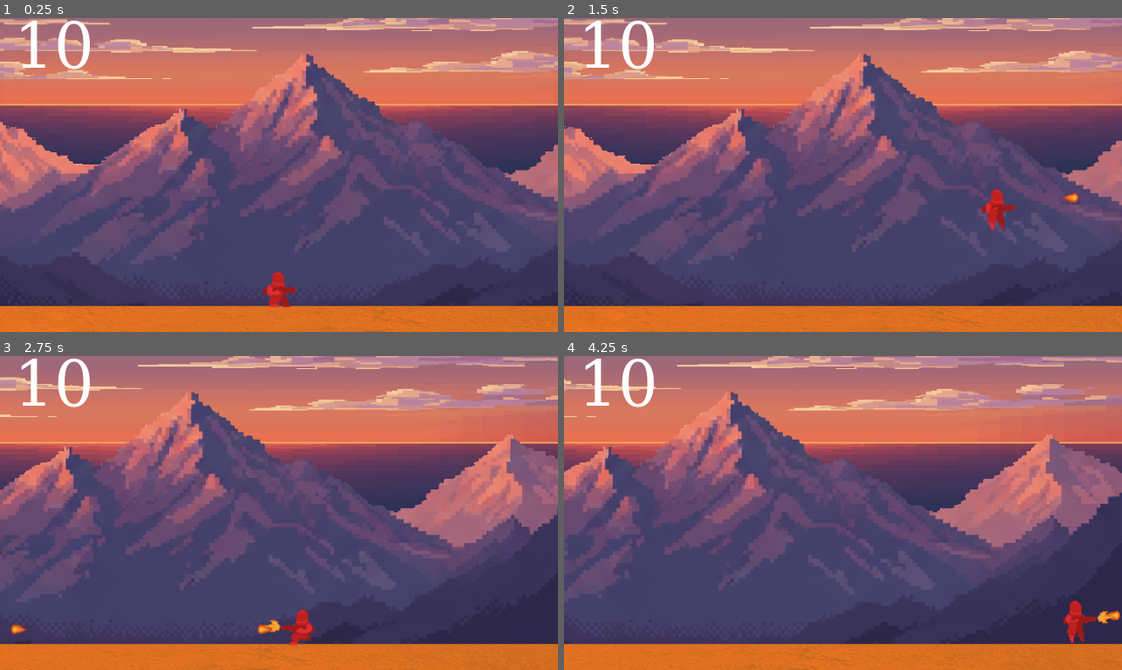
Above: before the commit, frames 1-4 (two rows, left to right).
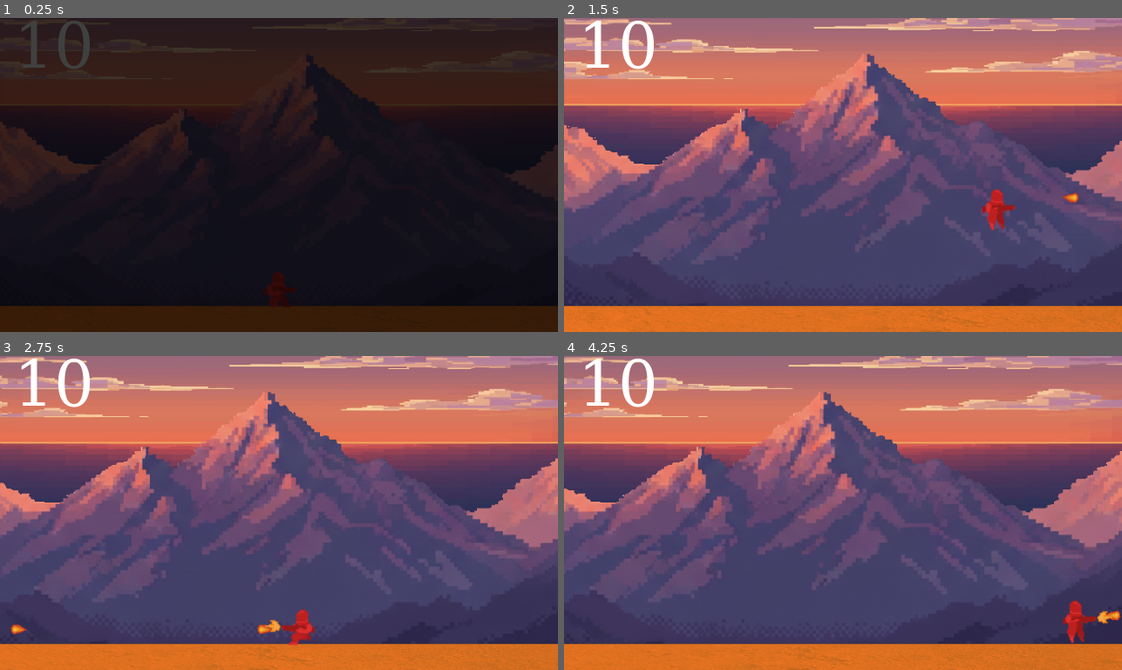
Above: after the commit, the same moments.

Repository: rnp6211/proyek-nyawit-inf
Game: Godot game, scene res://scene/Game.tscn
Same seed, same stepped clock (60 frames per second), same inputs: the game is played once before the commit and once after it.
Inputs (mouse positions are in pixels of both pictures, inside the frame that each line leads up to):
- Up to frame 1 (0.25 s): no input
- Up to frame 2 (1.5 s): move the mouse to (965, 159) at 0.52 s; press the mouse at (965, 159) at 0.53 s; hold D (right) from 0.53 s (still down); tap Space (jump) at 0.77 s; move the mouse to (731, 190) at 1.27 s; release the mouse at (731, 190) at 1.28 s; click (731, 190) at 1.35 s
- Up to frame 3 (2.75 s): tap Space (jump) at 1.52 s; move the mouse to (334, 443) at 2.02 s; release D (right) at 2.03 s; press the mouse at (334, 443) at 2.03 s; hold A (left) from 2.03 s (still down)
- Up to frame 4 (4.25 s): move the mouse to (815, 575) at 2.77 s; release A (left) at 2.78 s; release the mouse at (815, 575) at 2.78 s; hold D (right) from 2.78 s (still down); click (815, 575) at 2.85 s; tap Space (jump) at 3.02, 3.77 s; move the mouse to (1010, 560) at 3.52 s; press the mouse at (1010, 560) at 3.53 s

The runs differ from the first frame. In frame 1, 100% of the frame differs, in the area x 0-100%, y 0-100%; in frame 2, 5.5%; in frame 3, 31%; in frame 4, 33%.

Commit message:
feat: end scene & parallax map

Diff:
--- a/scene/Game.tscn
+++ b/scene/Game.tscn
@@ -6,7 +6,9 @@
 [ext_resource type="PackedScene" uid="uid://di53sdsum5ek2" path="res://scene/enemies/AntiSawit2.tscn" id="5_0qanc"]
 [ext_resource type="Script" uid="uid://blmrcksq2woaa" path="res://scene/health.gd" id="5_1qeit"]
 [ext_resource type="Script" uid="uid://ceqtnvce4w5sa" path="res://scene/wave_logic.gd" id="5_ripxc"]
+[ext_resource type="PackedScene" uid="uid://gne5u4txtn8k" path="res://scene/Winning.tscn" id="6_4cigq"]
 [ext_resource type="AudioStream" uid="uid://caao1gom2bpty" path="res://asset/Memory by Sol IX.ogg" id="7_0qanc"]
+[ext_resource type="PackedScene" uid="uid://ytw7bt7cfkaq" path="res://scene/Losing.tscn" id="7_f6bub"]
 
 [sub_resource type="SystemFont" id="SystemFont_0qanc"]
 font_names = PackedStringArray("Fantasy")
@@ -15,7 +17,11 @@
 font = SubResource("SystemFont_0qanc")
 font_size = 72
 
+[sub_resource type="StyleBoxFlat" id="StyleBoxFlat_0qanc"]
+bg_color = Color(0, 0, 0, 1)
+
 [node name="Game" type="Node2D" unique_id=1571335153]
+process_mode = 1
 
 [node name="Map" parent="." unique_id=1380900792 instance=ExtResource("1_vg7sv")]
 position = Vector2(320, 416)
@@ -31,8 +37,11 @@
 script = ExtResource("5_ripxc")
 Sawit1 = ExtResource("4_vg7sv")
 Sawit2 = ExtResource("5_0qanc")
+WinningScene = ExtResource("6_4cigq")
+LosingScene = ExtResource("7_f6bub")
 
 [node name="CanvasLayer" type="CanvasLayer" parent="." unique_id=1846707468]
+process_mode = 3
 
 [node name="Health" type="Label" parent="CanvasLayer" unique_id=824166871]
 offset_left = 16.0
@@ -42,6 +51,12 @@
 label_settings = SubResource("LabelSettings_t585p")
 script = ExtResource("5_1qeit")
 
+[node name="BlackScreen" type="Panel" parent="CanvasLayer" unique_id=2118178128]
+offset_right = 640.0
+offset_bottom = 360.0
+mouse_filter = 2
+theme_override_styles/panel = SubResource("StyleBoxFlat_0qanc")
+
 [node name="AudioStreamPlayer" type="AudioStreamPlayer" parent="." unique_id=212718144]
 stream = ExtResource("7_0qanc")
 autoplay = true
--- /dev/null
+++ b/scene/Losing.tscn
@@ -0,0 +1,73 @@
+[gd_scene format=3 uid="uid://ytw7bt7cfkaq"]
+
+[sub_resource type="StyleBoxFlat" id="StyleBoxFlat_htdkb"]
+bg_color = Color(0.21470258, 0.21470258, 0.21470246, 1)
+corner_radius_top_left = 40
+corner_radius_top_right = 40
+corner_radius_bottom_right = 40
+corner_radius_bottom_left = 40
+
+[sub_resource type="SystemFont" id="SystemFont_l8wad"]
+font_names = PackedStringArray("Fantasy")
+
+[sub_resource type="LabelSettings" id="LabelSettings_alhun"]
+font = SubResource("SystemFont_l8wad")
+font_size = 40
+
+[sub_resource type="SystemFont" id="SystemFont_alhun"]
+font_names = PackedStringArray("Fantasy")
+
+[node name="Losing" type="Control" unique_id=665327501]
+layout_mode = 3
+anchors_preset = 15
+anchor_right = 1.0
+anchor_bottom = 1.0
+grow_horizontal = 2
+grow_vertical = 2
+
+[node name="Panel" type="Panel" parent="." unique_id=1389067773]
+layout_mode = 1
+anchors_preset = 8
+anchor_left = 0.5
+anchor_top = 0.5
+anchor_right = 0.5
+anchor_bottom = 0.5
+offset_left = -128.0
+offset_top = -96.0
+offset_right = 128.0
+offset_bottom = 96.0
+grow_horizontal = 2
+grow_vertical = 2
+pivot_offset_ratio = Vector2(0.5, 0.5)
+theme_override_styles/panel = SubResource("StyleBoxFlat_htdkb")
+
+[node name="VBox" type="VBoxContainer" parent="." unique_id=1174772573]
+layout_mode = 1
+anchors_preset = 8
+anchor_left = 0.5
+anchor_top = 0.5
+anchor_right = 0.5
+anchor_bottom = 0.5
+offset_left = -128.0
+offset_top = -76.0
+offset_right = 128.0
+offset_bottom = 68.0
+grow_horizontal = 2
+grow_vertical = 2
+pivot_offset_ratio = Vector2(0.5, 0.5)
+
+[node name="Label" type="Label" parent="VBox" unique_id=856826842]
+layout_mode = 2
+size_flags_vertical = 6
+text = "Game Over!"
+label_settings = SubResource("LabelSettings_alhun")
+horizontal_alignment = 1
+vertical_alignment = 1
+
+[node name="Button" type="Button" parent="VBox" unique_id=282722804]
+layout_mode = 2
+size_flags_horizontal = 4
+size_flags_vertical = 6
+theme_override_fonts/font = SubResource("SystemFont_alhun")
+theme_override_font_sizes/font_size = 45
+text = "Restart"
--- a/scene/Map.tscn
+++ b/scene/Map.tscn
@@ -2,8 +2,10 @@
 
 [ext_resource type="Texture2D" uid="uid://dnhjqtrl816c0" path="res://asset/b5651d.png" id="1_0bqv0"]
 [ext_resource type="Texture2D" uid="uid://lk3so4f8jvhe" path="res://asset/bg_lagnit.png" id="1_ly4mi"]
+[ext_resource type="Script" uid="uid://ch141nvglm2dr" path="res://scene/map/sky.gd" id="2_aixmw"]
 [ext_resource type="Texture2D" uid="uid://b55sbp7ha6jye" path="res://asset/bg_gunung.png" id="2_qlu6v"]
 [ext_resource type="Texture2D" uid="uid://cjr4fncm2agh8" path="res://asset/1000_F_275456879_TltppdNWNMRHrP7LGzws3kq12FjUszKB.jpg" id="4_qlu6v"]
+[ext_resource type="Script" uid="uid://yli8qpdy8rvv" path="res://scene/map/mountain.gd" id="4_ripiu"]
 
 [sub_resource type="AtlasTexture" id="AtlasTexture_soggu"]
 atlas = ExtResource("1_0bqv0")
@@ -28,11 +30,13 @@
 position = Vector2(0, -64)
 scale = Vector2(0.6328125, 0.6328125)
 texture = ExtResource("1_ly4mi")
+script = ExtResource("2_aixmw")
 
 [node name="Mountain" type="Sprite2D" parent="." unique_id=605642497]
 position = Vector2(3.3881318e-21, -256)
 scale = Vector2(0.625, 0.625)
 texture = ExtResource("2_qlu6v")
+script = ExtResource("4_ripiu")
 
 [node name="Floor2" type="Sprite2D" parent="." unique_id=2047041629]
 position = Vector2(0, -6.67572e-06)
--- /dev/null
+++ b/scene/Winning.tscn
@@ -0,0 +1,73 @@
+[gd_scene format=3 uid="uid://gne5u4txtn8k"]
+
+[sub_resource type="StyleBoxFlat" id="StyleBoxFlat_l8wad"]
+bg_color = Color(0.21470258, 0.21470258, 0.21470246, 1)
+corner_radius_top_left = 40
+corner_radius_top_right = 40
+corner_radius_bottom_right = 40
+corner_radius_bottom_left = 40
+
+[sub_resource type="SystemFont" id="SystemFont_l8wad"]
+font_names = PackedStringArray("Fantasy")
+
+[sub_resource type="LabelSettings" id="LabelSettings_alhun"]
+font = SubResource("SystemFont_l8wad")
+font_size = 40
+
+[sub_resource type="SystemFont" id="SystemFont_alhun"]
+font_names = PackedStringArray("Fantasy")
+
+[node name="Winning" type="Control" unique_id=665327501]
+layout_mode = 3
+anchors_preset = 15
+anchor_right = 1.0
+anchor_bottom = 1.0
+grow_horizontal = 2
+grow_vertical = 2
+
+[node name="Panel" type="Panel" parent="." unique_id=1389067773]
+layout_mode = 1
+anchors_preset = 8
+anchor_left = 0.5
+anchor_top = 0.5
+anchor_right = 0.5
+anchor_bottom = 0.5
+offset_left = -128.0
+offset_top = -96.0
+offset_right = 128.0
+offset_bottom = 96.0
+grow_horizontal = 2
+grow_vertical = 2
+pivot_offset_ratio = Vector2(0.5, 0.5)
+theme_override_styles/panel = SubResource("StyleBoxFlat_l8wad")
+
+[node name="VBox" type="VBoxContainer" parent="." unique_id=1174772573]
+layout_mode = 1
+anchors_preset = 8
+anchor_left = 0.5
+anchor_top = 0.5
+anchor_right = 0.5
+anchor_bottom = 0.5
+offset_left = -128.0
+offset_top = -76.0
+offset_right = 128.0
+offset_bottom = 68.0
+grow_horizontal = 2
+grow_vertical = 2
+pivot_offset_ratio = Vector2(0.5, 0.5)
+
+[node name="Label" type="Label" parent="VBox" unique_id=856826842]
+layout_mode = 2
+size_flags_vertical = 6
+text = "You Won!"
+label_settings = SubResource("LabelSettings_alhun")
+horizontal_alignment = 1
+vertical_alignment = 1
+
+[node name="Button" type="Button" parent="VBox" unique_id=282722804]
+layout_mode = 2
+size_flags_horizontal = 4
+size_flags_vertical = 6
+theme_override_fonts/font = SubResource("SystemFont_alhun")
+theme_override_font_sizes/font_size = 45
+text = "Restart"
--- a/scene/health.gd
+++ b/scene/health.gd
@@ -9,4 +9,4 @@
 
 # Called every frame. 'delta' is the elapsed time since the previous frame.
 func _process(delta: float) -> void:
-	text = str(player.health)
+	text = str(max(0, player.health))
--- /dev/null
+++ b/scene/map/mountain.gd
@@ -0,0 +1,16 @@
+extends Sprite2D
+
+@onready var camera: Camera2D = get_viewport().get_camera_2d()
+var camera_pos: Vector2
+
+func _ready() -> void:
+	camera_pos = camera.get_screen_center_position()
+
+# Called every frame. 'delta' is the elapsed time since the previous frame.
+func _process(delta: float) -> void:
+	var new_camera_pos = camera.get_screen_center_position()
+	var cam_pos_x_delta = new_camera_pos.x - camera_pos.x
+
+	position.x += cam_pos_x_delta * (2.0/3)
+
+	camera_pos = new_camera_pos
--- /dev/null
+++ b/scene/map/sky.gd
@@ -0,0 +1,16 @@
+extends Sprite2D
+
+@onready var camera: Camera2D = get_viewport().get_camera_2d()
+var camera_pos: Vector2
+
+func _ready() -> void:
+	camera_pos = camera.get_screen_center_position()
+
+# Called every frame. 'delta' is the elapsed time since the previous frame.
+func _process(delta: float) -> void:
+	var new_camera_pos = camera.get_screen_center_position()
+	var cam_pos_x_delta = new_camera_pos.x - camera_pos.x
+
+	position.x += cam_pos_x_delta * (4.0/5)
+
+	camera_pos = new_camera_pos
--- a/scene/wave_logic.gd
+++ b/scene/wave_logic.gd
@@ -2,22 +2,33 @@
 
 @onready var enemies: Node2D = $"../Enemies"
 @onready var player: Node2D = $"../Player"
+@onready var canvas_layer: CanvasLayer = $"../CanvasLayer"
+@onready var black_screen: Panel = $"../CanvasLayer/BlackScreen"
+
 var wave: int = 1;
 
 @export var Sawit1: PackedScene
 @export var Sawit2: PackedScene
+@export var WinningScene: PackedScene
+@export var LosingScene: PackedScene
 
 # Called when the node enters the scene tree for the first time.
 func _ready() -> void:
-	pass # Replace with function body.
-
+	var tween = create_tween()
+	tween.tween_property(black_screen, "modulate", Color(1, 1, 1, 0), 1).from(Color(1, 1, 1, 1))
 
 # Called every frame. 'delta' is the elapsed time since the previous frame.
 func _process(delta: float) -> void:
+	if player.health <= 0:
+		end_game(false)
+		return
+
 	if wave == 1:
 		wave_1_logic(delta)
 	elif wave == 2:
 		wave_2_logic(delta)
+	elif wave == 3:
+		end_game(true)
 
 var wave_1_spawn_delta: float = 0
 var wave_1_enemies_spawned = 0
@@ -76,3 +87,32 @@
 	node.position.y = 288
 	node.scale = Vector2(1, 1) * 0.375
 	enemies.add_child(node)
+
+func end_game(win: bool) -> void:
+	canvas_layer.remove_child(black_screen)
+
+	var node: Control
+	if win:
+		node = WinningScene.instantiate()
+	else:
+		node = LosingScene.instantiate()
+
+	canvas_layer.add_child(node)
+	canvas_layer.add_child(black_screen)
+
+	var button = node.get_child(1).get_child(1)
+	button.pressed.connect(restart_game, CONNECT_ONE_SHOT)
+
+	get_tree().paused = true
+
+func restart_game() -> void:
+	var tween = canvas_layer.create_tween()
+	tween.tween_property(black_screen, "modulate", Color(1, 1, 1, 1), 1).from(Color(1, 1, 1, 0))
+	await tween.finished
+	var game = load("res://scene/Game.tscn").instantiate()
+	var cur_game = get_tree().current_scene
+	get_tree().root.add_child(game)
+	get_tree().current_scene = game
+	cur_game.queue_free()
+	get_tree().paused = false
+	get_tree().root.remove_child(cur_game)
Not shown, added: scene/map/mountain.gd.uid
Not shown, added: scene/map/sky.gd.uid
